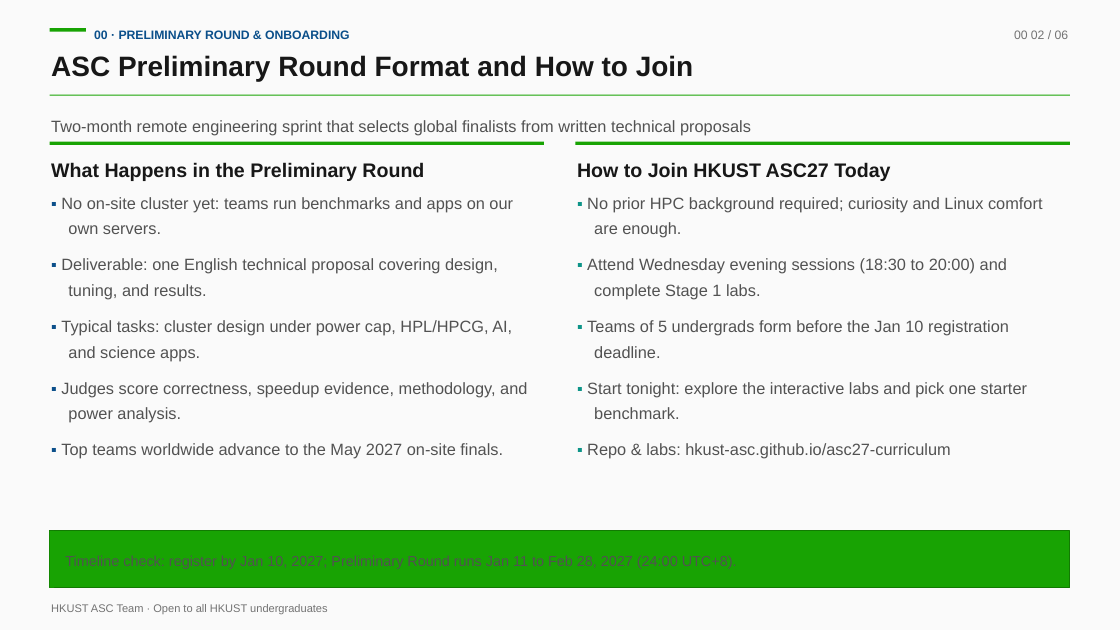
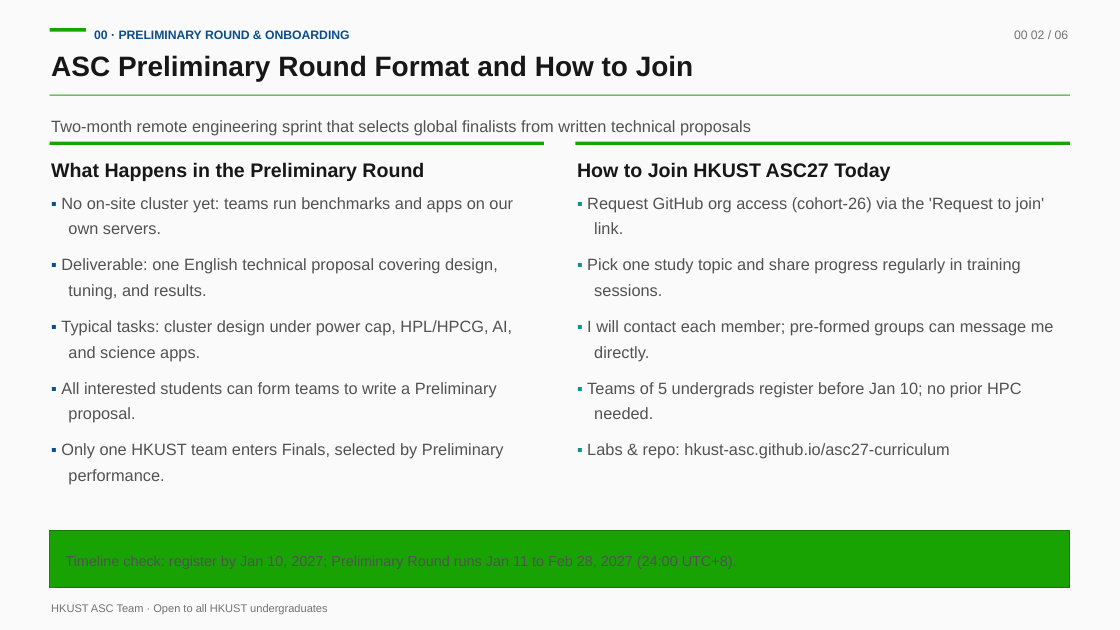
Before and after one commit to hkust-asc/asc27-curriculum, a slide deck: slide 2 of slides/pptx/00-overview-roadmap.pptx. Drawn at 1120x630 pixels with LibreOffice and Linux fonts; fonts in the diff are those of the drawing. Boxes give left, top, right and bottom in pixels: in the first picture for what was removed or moved away, otherwise in the second. Text is boxed around its words. In the diff, an @@ line names an element or a change of style, - is before the commit and + after.

Commit message:
Update deck 00 onboarding slide with topic sharing, team selection, and GitHub cohort-26 join instructions

```diff
--- a/slides/pptx/00-overview-roadmap.pptx
+++ b/slides/pptx/00-overview-roadmap.pptx
@@ text at (587,197,1054,459): text changed @@
-▪ No prior HPC background required; curiosity and Linux comfort are enough.
-▪ Attend Wednesday evening sessions (18:30 to 20:00) and complete Stage 1 labs.
-▪ Teams of 5 undergrads form before the Jan 10 registration deadline.
-▪ Start tonight: explore the interactive labs and pick one starter benchmark.
-▪ Repo & labs: hkust-asc.github.io/asc27-curriculum
+▪ Request GitHub org access (cohort-26) via the 'Request to join' link.
+▪ Pick one study topic and share progress regularly in training sessions.
+▪ I will contact each member; pre-formed groups can message me directly.
+▪ Teams of 5 undergrads register before Jan 10; no prior HPC needed.
+▪ Labs & repo: hkust-asc.github.io/asc27-curriculum
@@ text at (61,382,504,485): text changed @@
-▪ Judges score correctness, speedup evidence, methodology, and power analysis.
-▪ Top teams worldwide advance to the May 2027 on-site finals.
+▪ All interested students can form teams to write a Preliminary proposal.
+▪ Only one HKUST team enters Finals, selected by Preliminary performance.
```
Also in this commit, not shown: 3 other files.
